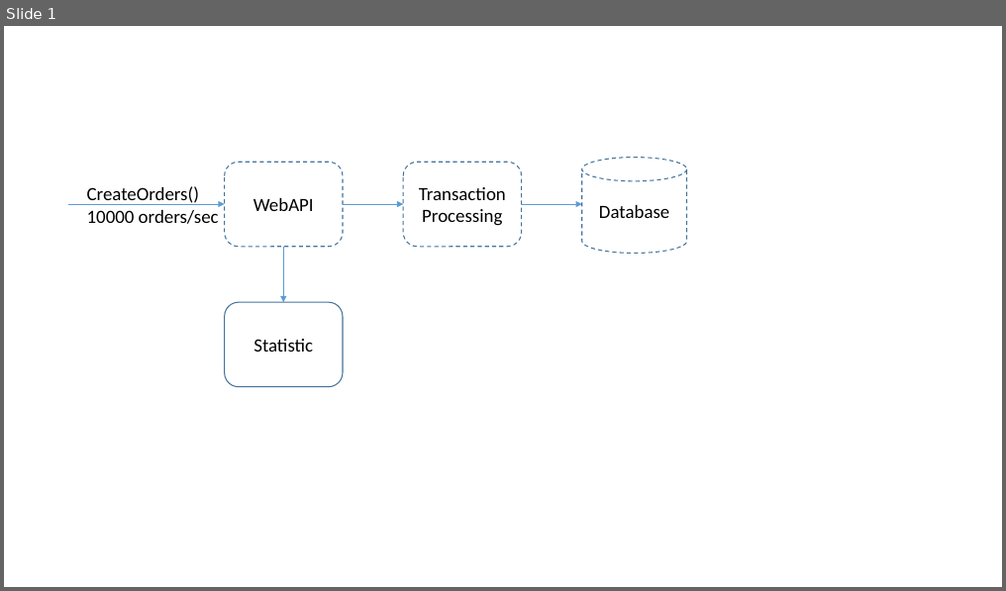
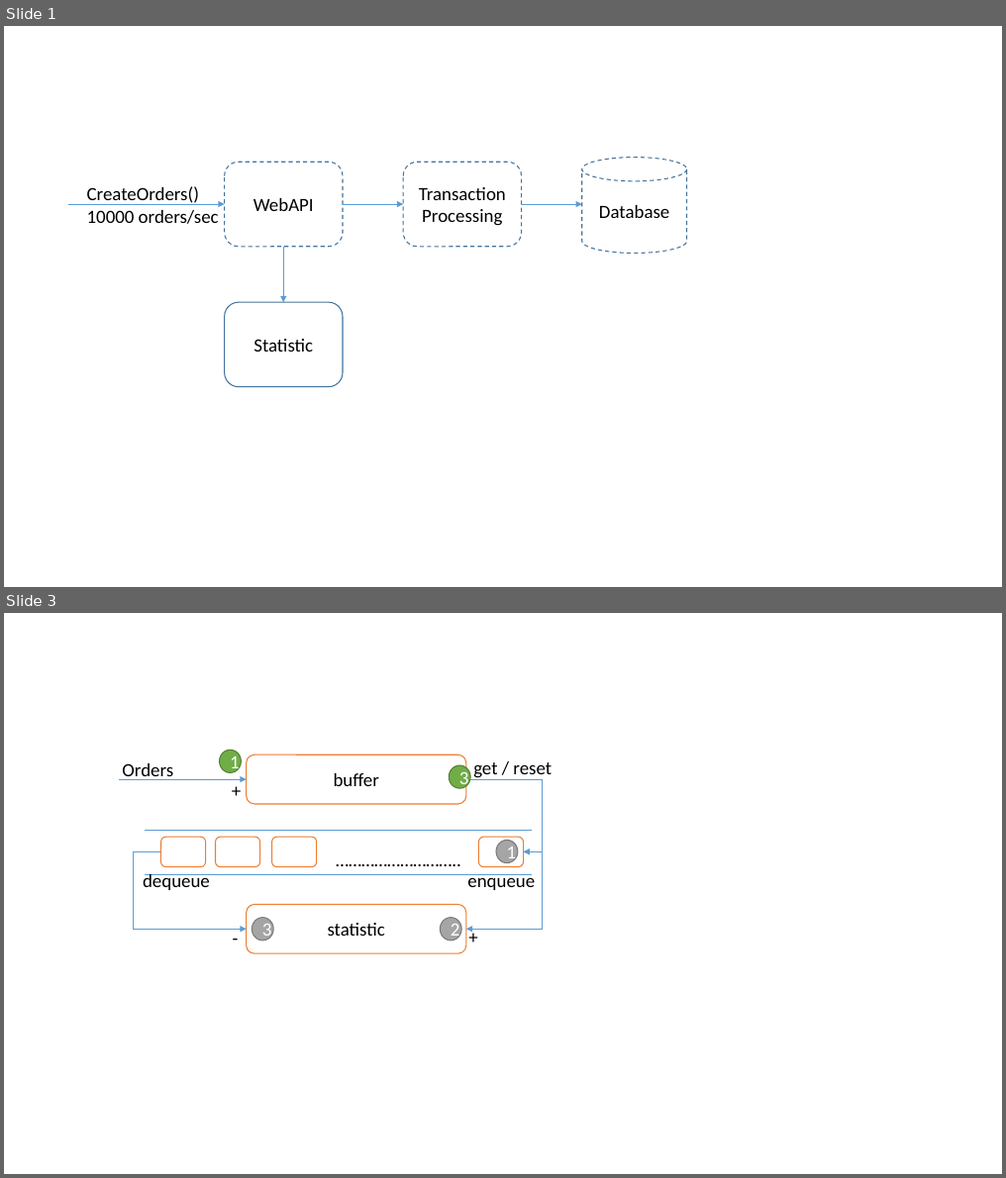
Before and after one commit to andrew0928/columns.chicken-house.net, a slide deck: wp-content/uploads/2018/04/簡報1.pptx. Shown one above the other, each under a label of ours: slide 1 before the commit, slides 1 and 3 after it; the slides between them are not shown. The pictures are 1006x591 and 1006x1178 pixels, drawn with LibreOffice and Linux fonts; fonts in the diff are those of the drawing. Boxes give left, top, right and bottom in pixels: in the first picture for what was removed or moved away, otherwise in the second. Text is boxed around its words. In the diff, an @@ line names an element or a change of style, - is before the commit and + after.

```diff
--- a/wp-content/uploads/2018/04/簡報1.pptx
+++ b/wp-content/uploads/2018/04/簡報1.pptx
@@ slide 3 added at bbox=[4, 613, 1002, 1174], background #FFFFFF @@
@@ ellipse added at bbox=[220, 750, 242, 773], fill #70AD47, outline #538035 1 pt, 18 pt, text #FFFFFF @@
+1
@@ rounded rectangle added at bbox=[247, 755, 466, 804], fill #FFFFFF, outline #ED7D31 1 pt, 18 pt, text #000000 @@
+buffer
@@ arrow added from (119, 779) to (247, 779), #5B9BD5 0.5 pt @@
@@ text added at bbox=[122, 763, 173, 780], 18 pt, text #000000 @@
+Orders
@@ text added at bbox=[224, 774, 249, 805], 18 pt, text #000000 @@
++
@@ ellipse added at bbox=[449, 765, 470, 789], fill #70AD47, outline #538035 1 pt, 18 pt, text #FFFFFF @@
+3
@@ elbow arrow added from (466, 779) to (524, 852), #5B9BD5 0.5 pt @@
@@ text added at bbox=[473, 762, 551, 780], 18 pt, text #000000 @@
+get / reset
@@ line added from (145, 830) to (532, 830), #5B9BD5 0.5 pt @@
@@ rounded rectangle added at bbox=[161, 837, 206, 866], fill #FFFFFF, outline #ED7D31 1 pt @@
@@ rounded rectangle added at bbox=[215, 837, 260, 866], fill #FFFFFF, outline #ED7D31 1 pt @@
@@ rounded rectangle added at bbox=[272, 837, 317, 866], fill #FFFFFF, outline #ED7D31 1 pt @@
@@ text added at bbox=[328, 845, 469, 875], 18 pt, text #000000 @@
+………………………..
@@ rounded rectangle added at bbox=[478, 837, 524, 866], fill #FFFFFF, outline #ED7D31 1 pt @@
@@ ellipse added at bbox=[496, 841, 518, 863], fill #A5A5A5, outline #7A7A7A 1 pt, 18 pt, text #FFFFFF @@
+1
@@ elbow arrow added from (161, 852) to (247, 929), #5B9BD5 0.5 pt @@
@@ text added at bbox=[143, 874, 210, 890], 18 pt, text #000000 @@
+dequeue
@@ line added from (145, 875) to (532, 875), #5B9BD5 0.5 pt @@
@@ elbow arrow added from (524, 852) to (466, 929), #5B9BD5 0.5 pt @@
@@ text added at bbox=[467, 874, 535, 890], 18 pt, text #000000 @@
+enqueue
@@ rounded rectangle added at bbox=[247, 904, 466, 954], fill #FFFFFF, outline #ED7D31 1 pt, 18 pt, text #000000 @@
+statistic
@@ text added at bbox=[225, 923, 246, 953], 18 pt, text #000000 @@
+-
@@ ellipse added at bbox=[252, 918, 273, 941], fill #A5A5A5, outline #7A7A7A 1 pt, 18 pt, text #FFFFFF @@
+3
@@ ellipse added at bbox=[440, 918, 461, 941], fill #A5A5A5, outline #7A7A7A 1 pt, 18 pt, text #FFFFFF @@
+2
@@ text added at bbox=[461, 922, 486, 953], 18 pt, text #000000 @@
++
```
Also in this commit, not shown: 1 other slide added, 3 other files.
